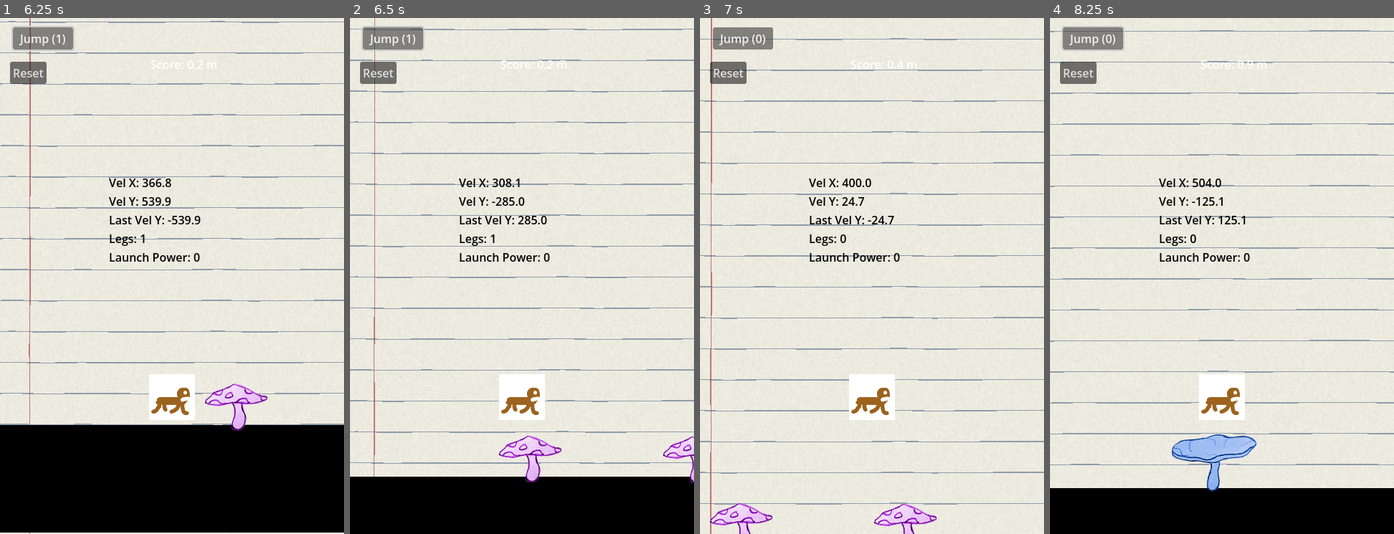
Above: before the commit, frames 1-4 (left to right).
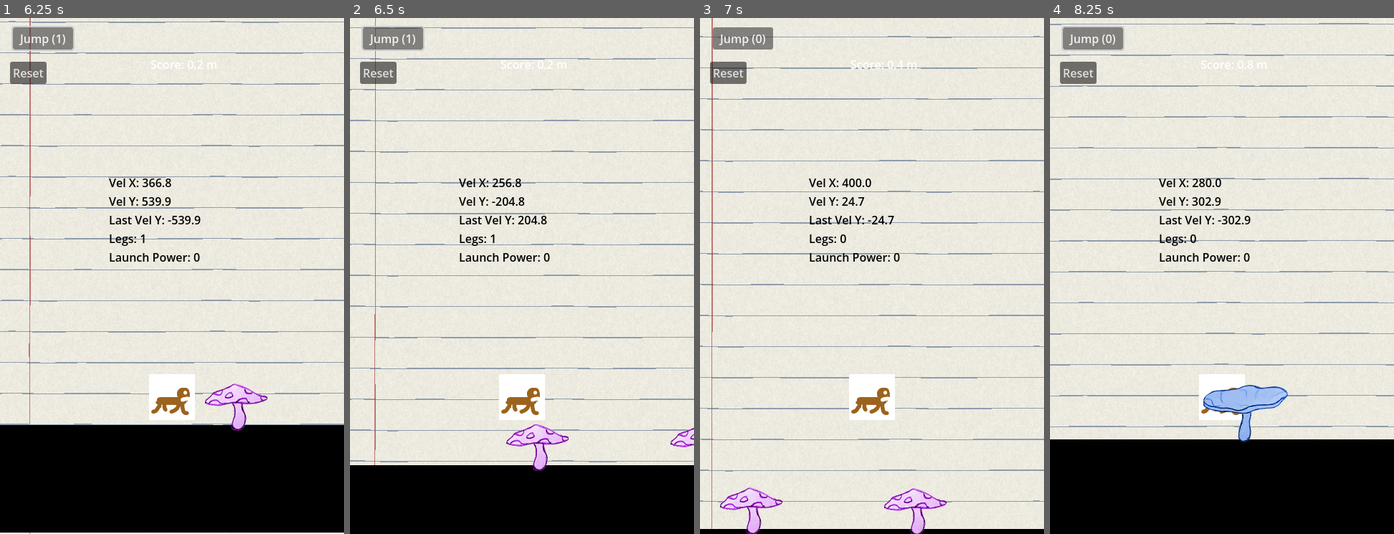
Above: after the commit, the same moments.

Repository: TOMYAAAAAH/paf-la-mite
Game: Godot game, scene res://main.tscn
Two runs of this game, one before a commit and one after it. Both use one fixed random seed, a clock stepped at 60 frames per second and the inputs below.
Inputs:
- Up to frame 1 (6.25 s): click "Jump (1)" at 0.5 s; click "Jump (0)" at 1.25 s; click "Jump (0)" at 2 s; click "Jump (0)" at 2.75 s; click "Reset" at 3.5 s; click "Jump (1)" at 4.25 s; tap Enter (ui_accept) at 5, 5.27, 6.02 s; hold Tab (launch) 5.03-5.78 s; tap Tab (launch) at 5.85 s
- Up to frame 2 (6.5 s): no input
- Up to frame 3 (7 s): click "Jump (1)" at 6.5 s
- Up to frame 4 (8.25 s): hold Tab (launch) 7.28-8.03 s; tap Tab (launch) at 8.1 s

Frame 1 is identical in both runs. In frame 2, 9.8% of the frame differs, in the area x 0-100%, y 0-91%; in frame 3, 9.2%; in frame 4, 16%, in the area x 0-100%, y 0-92%.

Commit message:
sound-effects

Diff:
--- a/mite.gd
+++ b/mite.gd
@@ -19,6 +19,14 @@
 @onready var score_label = get_node("/root/Main/CanvasLayer/ScoreLabel")
 @onready var game_over_screen = get_node("/root/Main/CanvasLayer/GameOverScreen")
 
+# --- CHARGEMENT DES FICHIERS AUDIO ---
+var sound_boing_big = preload("res://boing-big.wav")
+var sound_boing_small = preload("res://boing-small.wav")
+
+# On crée des lecteurs audio directement en code pour éviter les erreurs de nœuds manquants
+var jump_sound_big : AudioStreamPlayer2D
+var jump_sound_small : AudioStreamPlayer2D
+
 # --- State Variables ---
 var speed = 0
 var jump_velocity = 0
@@ -30,30 +38,25 @@
 
 # --- Initialization ---
 func _ready():
+	_setup_audio_players()
 	_setup_hopper_connections()
-	_setup_bouncer_connections()
 	_update_jump_button()
 	jump_button.pressed.connect(_on_jump)
+
+# Génération propre des lecteurs de son sans passer par l'arbre de l'éditeur
+func _setup_audio_players():
+	jump_sound_big = AudioStreamPlayer2D.new()
+	jump_sound_big.stream = sound_boing_big
+	add_child(jump_sound_big)
+
+	jump_sound_small = AudioStreamPlayer2D.new()
+	jump_sound_small.stream = sound_boing_small
+	add_child(jump_sound_small)
 
 func _setup_hopper_connections():
 	var hoppers = get_tree().get_nodes_in_group("hopper")
 	for hopper in hoppers:
 		hopper.leg_collected.connect(_on_leg_collected)
-
-func _setup_bouncer_connections():
-	var bouncers_sm = get_tree().get_nodes_in_group("bouncer_sm")
-	for b_sm in bouncers_sm:
-		if b_sm.has_signal("bouncer_sm_hit"):
-			b_sm.bouncer_sm_hit.connect(_on_bouncer_sm_hit)
-		else:
-			printerr("Node %s in bouncer_sm group is missing bouncer_sm_hit signal!" % b_sm.name)
-
-	var bouncers_lg = get_tree().get_nodes_in_group("bouncer_lg")
-	for b_lg in bouncers_lg:
-		if b_lg.has_signal("bouncer_lg_hit"):
-			b_lg.bouncer_lg_hit.connect(_on_bouncer_lg_hit)
-		else:
-			printerr("Node %s in bouncer_lg group is missing bouncer_lg_hit signal!" % b_lg.name)
 
 # --- Physics Process ---
 func _physics_process(delta):
@@ -101,11 +104,23 @@
 	if is_on_floor():
 		_on_floor_touched()
 
-# --- Movement ---
+# --- Movement & Bouncer Collision ---
 func _apply_movement():
 	if not is_starting:
 		velocity.x = speed
 		move_and_slide()
+
+		# Détection directe des groupes de bouncers sur la map
+		for i in range(get_slide_collision_count()):
+			var collider = get_slide_collision(i).get_collider()
+
+			if collider.is_in_group("bouncer_lg"):
+				_on_bouncer_lg_hit()
+				break
+
+			elif collider.is_in_group("bouncer_sm"):
+				_on_bouncer_sm_hit()
+				break
 
 # --- Debug Label ---
 func _update_debug_label():
@@ -120,20 +135,36 @@
 	speed = int(launch_power * LAUNCH_SPEED_RATIO)
 	launch_power = 0
 
+	if jump_sound_big:
+		jump_sound_big.play()
+
 # --- Leg Collection ---
 func _on_leg_collected():
 	leg_count += 1
 	_update_jump_button()
 
+	if jump_sound_small:
+		jump_sound_small.play()
+
+# --- REBOND BOUNCER PETIT ---
 func _on_bouncer_sm_hit():
 	jump_velocity *= BOUNCER_SPEED_MULTIPLIER_SM
 	velocity.y = jump_velocity
 	speed *= BOUNCER_SPEED_MULTIPLIER_SM
 
+	if jump_sound_small and not jump_sound_small.playing:
+		jump_sound_small.play()
+		print("🔊 Rebond + Son : res://boing-small.wav")
+
+# --- REBOND BOUNCER GROS ---
 func _on_bouncer_lg_hit():
 	jump_velocity *= BOUNCER_SPEED_MULTIPLIER_LG
 	velocity.y = jump_velocity
 	speed *= BOUNCER_SPEED_MULTIPLIER_LG
+
+	if jump_sound_big and not jump_sound_big.playing:
+		jump_sound_big.play()
+		print("🔊 Rebond + Son : res://boing-big.wav")
 
 # --- Dive ---
 func _on_dive():
@@ -145,6 +176,9 @@
 		jump_velocity *= FLOOR_SPEED_MULTIPLIER
 		velocity.y = jump_velocity
 		speed *= FLOOR_SPEED_MULTIPLIER
+
+		if jump_sound_big and not jump_sound_big.playing:
+			jump_sound_big.play()
 	else:
 		speed = 0
 		game_over_screen.visible = true
@@ -161,5 +195,8 @@
 		leg_count -= 1
 		_update_jump_button()
 
+		if jump_sound_small:
+			jump_sound_small.play()
+
 func _update_score_label():
 	score_label.text = "Score: %.1f m" % (global_position.x/1000-0.16)
Not shown, changed: .DS_Store
